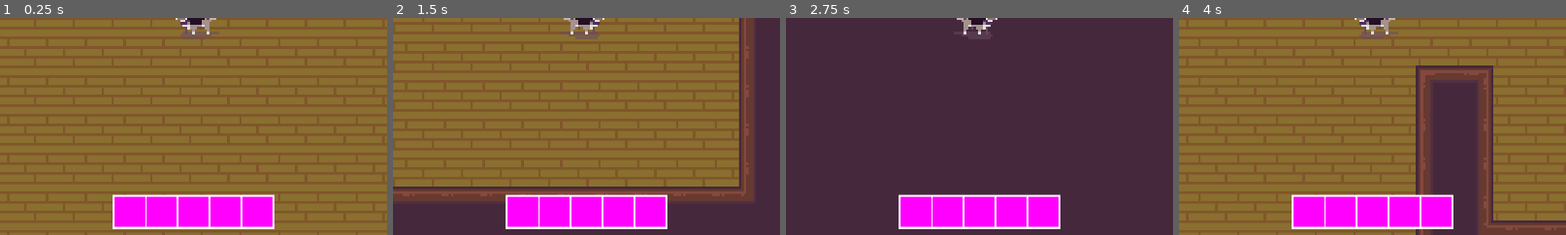
Above: before the commit, frames 1-4 (left to right).
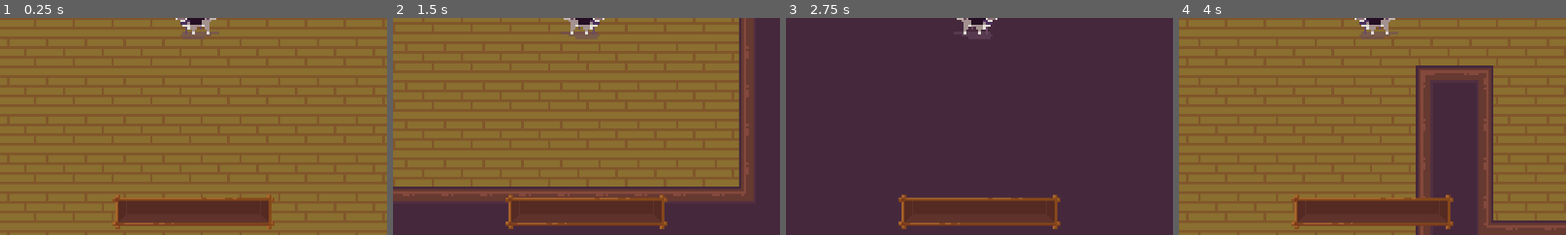
Above: after the commit, the same moments.

Repository: Tarnest/witch-cooking-game
Game: Godot game, scene res://Main/main.tscn
Same seed, same stepped clock (60 frames per second), same inputs: the game is played once before the commit and once after it. The engine's default icon, where the game draws it, is replaced by a stand-in: a white triangle on a blue panel in a dark square.
Inputs:
- Up to frame 1 (0.25 s): no input
- Up to frame 2 (1.5 s): tap Enter at 0.5 s; hold D (move_right) 0.53-1.28 s; hold S (move_down) from 1.28 s (still down)
- Up to frame 3 (2.75 s): release S (move_down) at 2.03 s; hold D (move_right) from 2.03 s (still down)
- Up to frame 4 (4 s): release D (move_right) at 2.78 s; hold W (move_up) 2.78-3.53 s; hold A (move_left) from 3.53 s (still down)
The pictures show only the part of the screen within x 25-75%, y 50-100%; the shares and areas given below are measured in that part.

The runs differ from the first frame. In frame 1, 6.7% of the frame differs, in the area x 29-71%, y 81-98%; in frame 2, 6.7%; in frame 3, 6.7%; in frame 4, 6.7%.

Commit message:
Added Inventory Texture

Diff:
--- a/Inventory/inventory_ui_slot.tscn
+++ b/Inventory/UI/inventory_ui_slot.tscn
@@ -1,16 +1,19 @@
 [gd_scene load_steps=3 format=3 uid="uid://wh0rancmu48s"]
 
-[ext_resource type="Script" path="res://Inventory/inventory_ui_slot.gd" id="1_2x0k6"]
+[ext_resource type="Script" path="res://Inventory/UI/inventory_ui_slot.gd" id="1_l5n4h"]
 
 [sub_resource type="PlaceholderTexture2D" id="PlaceholderTexture2D_tloca"]
-size = Vector2(75, 75)
+size = Vector2(50, 50)
 
 [node name="UISlot" type="PanelContainer"]
 self_modulate = Color(1, 1, 1, 0)
-custom_minimum_size = Vector2(75, 75)
-script = ExtResource("1_2x0k6")
+custom_minimum_size = Vector2(50, 50)
+offset_right = 50.0
+offset_bottom = 50.0
+script = ExtResource("1_l5n4h")
 
 [node name="Sprite2D" type="Sprite2D" parent="."]
+visible = false
 texture = SubResource("PlaceholderTexture2D_tloca")
 centered = false
 
@@ -23,10 +26,18 @@
 [node name="ItemDisplay" type="Sprite2D" parent="CenterContainer/Panel"]
 
 [node name="Amount" type="Label" parent="CenterContainer/Panel"]
+texture_filter = 2
 layout_mode = 1
-offset_left = 17.0
-offset_top = 9.0
-offset_right = 30.0
-offset_bottom = 32.0
+anchors_preset = 3
+anchor_left = 1.0
+anchor_top = 1.0
+anchor_right = 1.0
+anchor_bottom = 1.0
+offset_left = 10.0
+offset_top = 4.0
+offset_right = 23.0
+offset_bottom = 27.0
+grow_horizontal = 0
+grow_vertical = 0
 text = "3"
 horizontal_alignment = 2
--- a/Player/player.gd
+++ b/Player/player.gd
@@ -8,7 +8,7 @@
 
 @export var speed = 200
 @export var ray_length = 15
-@export var aadinventory: Inventory
+@export var inventory: Inventory
 @onready var ray = $RayCast2D
 var current_state = state.IDLE
 var direction = Vector2.ZERO
--- a/Player/player.tscn
+++ b/Player/player.tscn
@@ -1,18 +1,19 @@
-[gd_scene load_steps=7 format=3 uid="uid://cdsmsbxodmlt8"]
+[gd_scene load_steps=8 format=3 uid="uid://cdsmsbxodmlt8"]
 
 [ext_resource type="Script" path="res://Player/player.gd" id="1_1o36i"]
+[ext_resource type="Resource" uid="uid://dvi5ti6oyb02v" path="res://Player/player_inventory.tres" id="2_8x842"]
 [ext_resource type="Texture2D" uid="uid://b5wsmtqqj5gtc" path="res://Player/monkey_guy_smol.png" id="2_ksncs"]
-[ext_resource type="Script" path="res://Inventory/inventory_ui.gd" id="4_nnp42"]
-[ext_resource type="PackedScene" uid="uid://wh0rancmu48s" path="res://Inventory/inventory_ui_slot.tscn" id="5_wln5r"]
+[ext_resource type="Script" path="res://Inventory/UI/inventory_ui.gd" id="3_25yq8"]
+[ext_resource type="Texture2D" uid="uid://dskscrvdr8avw" path="res://Inventory/UI/inventory_bar.png" id="4_ienr7"]
+[ext_resource type="PackedScene" uid="uid://wh0rancmu48s" path="res://Inventory/UI/inventory_ui_slot.tscn" id="5_sja05"]
 
 [sub_resource type="CapsuleShape2D" id="CapsuleShape2D_5t5ku"]
 radius = 6.0
 height = 16.0
 
-[sub_resource type="CanvasTexture" id="CanvasTexture_p6h33"]
-
 [node name="Player" type="CharacterBody2D"]
 script = ExtResource("1_1o36i")
+inventory = ExtResource("2_8x842")
 
 [node name="Sprite2D" type="Sprite2D" parent="."]
 texture_filter = 1
@@ -29,9 +30,10 @@
 collide_with_areas = true
 
 [node name="InventoryUI" type="CanvasLayer" parent="."]
-script = ExtResource("4_nnp42")
+script = ExtResource("3_25yq8")
 
 [node name="NinePatchRect" type="NinePatchRect" parent="InventoryUI"]
+texture_filter = 1
 anchors_preset = 7
 anchor_left = 0.5
 anchor_top = 1.0
@@ -43,7 +45,7 @@
 offset_bottom = -15.0
 grow_horizontal = 2
 grow_vertical = 0
-texture = SubResource("CanvasTexture_p6h33")
+texture = ExtResource("4_ienr7")
 
 [node name="GridContainer" type="GridContainer" parent="InventoryUI/NinePatchRect"]
 layout_mode = 1
@@ -52,25 +54,26 @@
 anchor_top = 0.5
 anchor_right = 0.5
 anchor_bottom = 0.5
-offset_left = -195.5
-offset_top = -37.5
-offset_right = 195.5
-offset_bottom = 37.5
+offset_left = -165.0
+offset_top = -25.0
+offset_right = 165.0
+offset_bottom = 25.0
 grow_horizontal = 2
 grow_vertical = 2
+theme_override_constants/h_separation = 20
 columns = 5
 
-[node name="UISlot" parent="InventoryUI/NinePatchRect/GridContainer" instance=ExtResource("5_wln5r")]
+[node name="UISlot" parent="InventoryUI/NinePatchRect/GridContainer" instance=ExtResource("5_sja05")]
 layout_mode = 2
 
-[node name="UISlot2" parent="InventoryUI/NinePatchRect/GridContainer" instance=ExtResource("5_wln5r")]
+[node name="UISlot2" parent="InventoryUI/NinePatchRect/GridContainer" instance=ExtResource("5_sja05")]
 layout_mode = 2
 
-[node name="UISlot3" parent="InventoryUI/NinePatchRect/GridContainer" instance=ExtResource("5_wln5r")]
+[node name="UISlot3" parent="InventoryUI/NinePatchRect/GridContainer" instance=ExtResource("5_sja05")]
 layout_mode = 2
 
-[node name="UISlot4" parent="InventoryUI/NinePatchRect/GridContainer" instance=ExtResource("5_wln5r")]
+[node name="UISlot4" parent="InventoryUI/NinePatchRect/GridContainer" instance=ExtResource("5_sja05")]
 layout_mode = 2
 
-[node name="UISlot5" parent="InventoryUI/NinePatchRect/GridContainer" instance=ExtResource("5_wln5r")]
+[node name="UISlot5" parent="InventoryUI/NinePatchRect/GridContainer" instance=ExtResource("5_sja05")]
 layout_mode = 2
--- a/Player/player_inventory.tres
+++ b/Player/player_inventory.tres
@@ -26,3 +26,4 @@
 [resource]
 script = ExtResource("1_pao7w")
 slots = Array[ExtResource("2_nvjk3")]([SubResource("Resource_u100v"), SubResource("Resource_eo22q"), SubResource("Resource_1em6u"), SubResource("Resource_dvlti"), SubResource("Resource_1mpgc")])
+max_items = 3
--- /dev/null
+++ b/cauldron.tres
@@ -0,0 +1,9 @@
+[gd_resource type="Resource" script_class="InventoryItem" load_steps=3 format=3 uid="uid://c3w8pcsbnrd03"]
+
+[ext_resource type="Script" path="res://Inventory/inventory_item.gd" id="1_mdkf3"]
+[ext_resource type="Texture2D" uid="uid://bi4i68nugg2u1" path="res://Objects/InteractableObjects/Cauldron.png" id="2_o6v40"]
+
+[resource]
+script = ExtResource("1_mdkf3")
+name = "Cauldron"
+texture = ExtResource("2_o6v40")
Binary file added: Inventory/UI/inventory_bar.png
Not shown, added: Inventory/UI/inventory_bar.png.import
Renamed: Inventory/inventory_ui.gd -> Inventory/UI/inventory_ui.gd
Renamed: Inventory/inventory_ui_slot.gd -> Inventory/UI/inventory_ui_slot.gd
